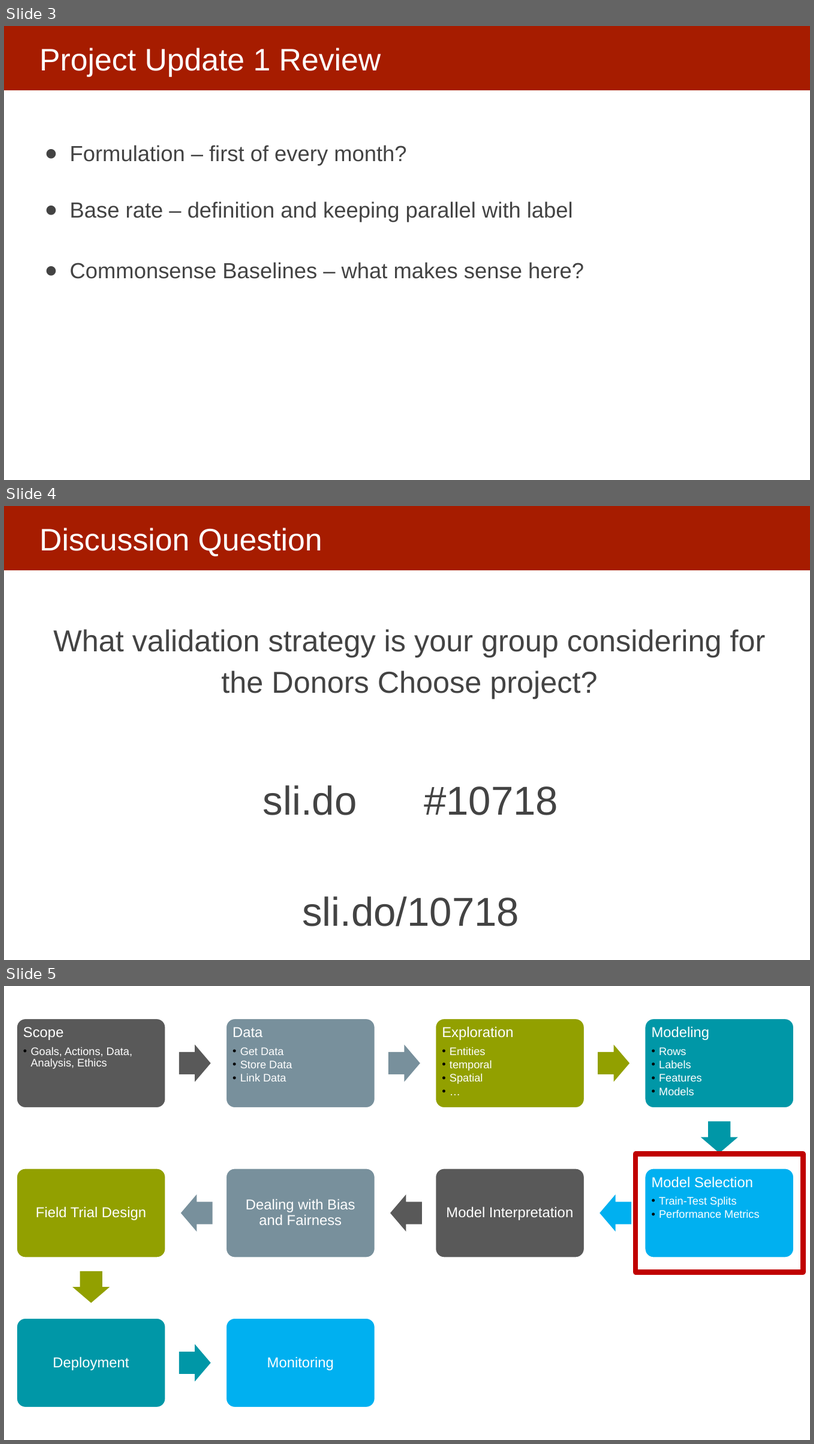
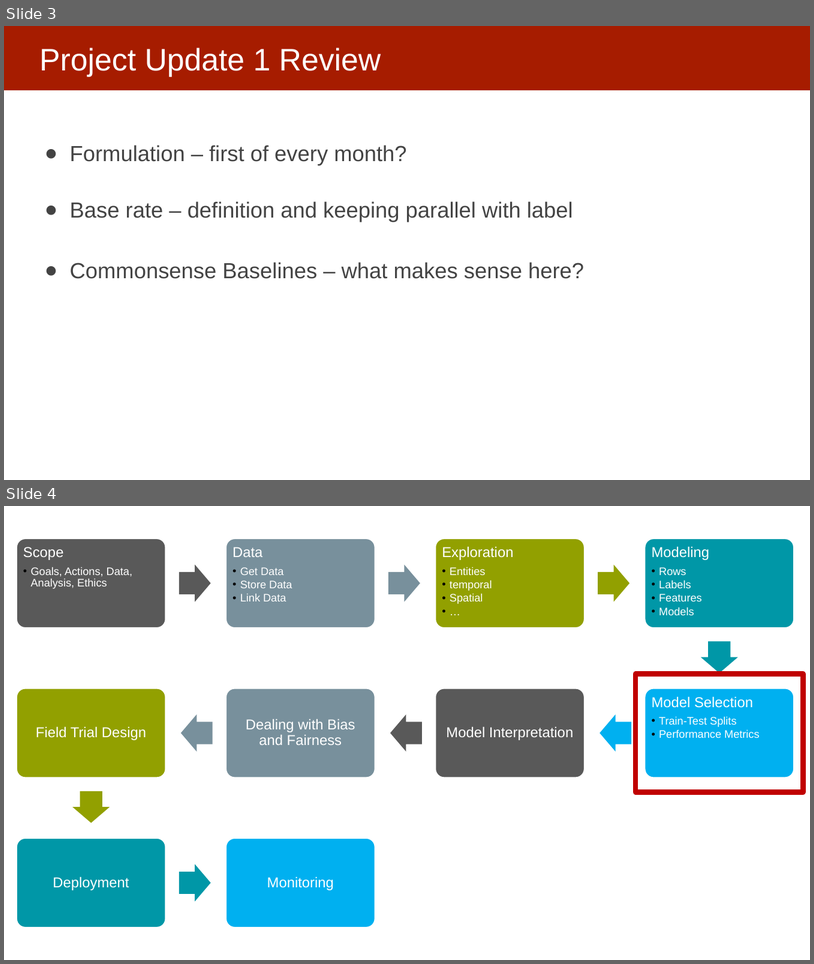
Before and after one commit to dssg/MLinPractice, a slide deck: Lectures/Lecture6-EvaluationMetrics.pptx. Shown one above the other, each under a label of ours: slides 3, 4 and 5 before the commit, slides 3 and 4 after it. The pictures are 814x1444 and 814x964 pixels, drawn with LibreOffice and Linux fonts; fonts in the diff are those of the drawing. Boxes give left, top, right and bottom in pixels: in the first picture for what was removed or moved away, otherwise in the second. Text is boxed around its words. In the diff, an @@ line names an element or a change of style, - is before the commit and + after.

```diff
--- a/Lectures/Lecture6-EvaluationMetrics.pptx
+++ b/Lectures/Lecture6-EvaluationMetrics.pptx
@@ slide 4 removed at (4,506,810,960), background #FFFFFF; not listed: 1 template element that a slide beside it also shows @@
@@ title removed at (39,528,323,556) @@
-Discussion Question
@@ text removed at (53,629,766,699) @@
-What validation strategy is your group considering for the Donors Choose project?
@@ text removed at (263,785,558,926) @@
-sli.do #10718
-sli.do/10718
@@ what was slide 5 is now slide 4 @@
```
Also in this commit, not shown: 1 other file.
